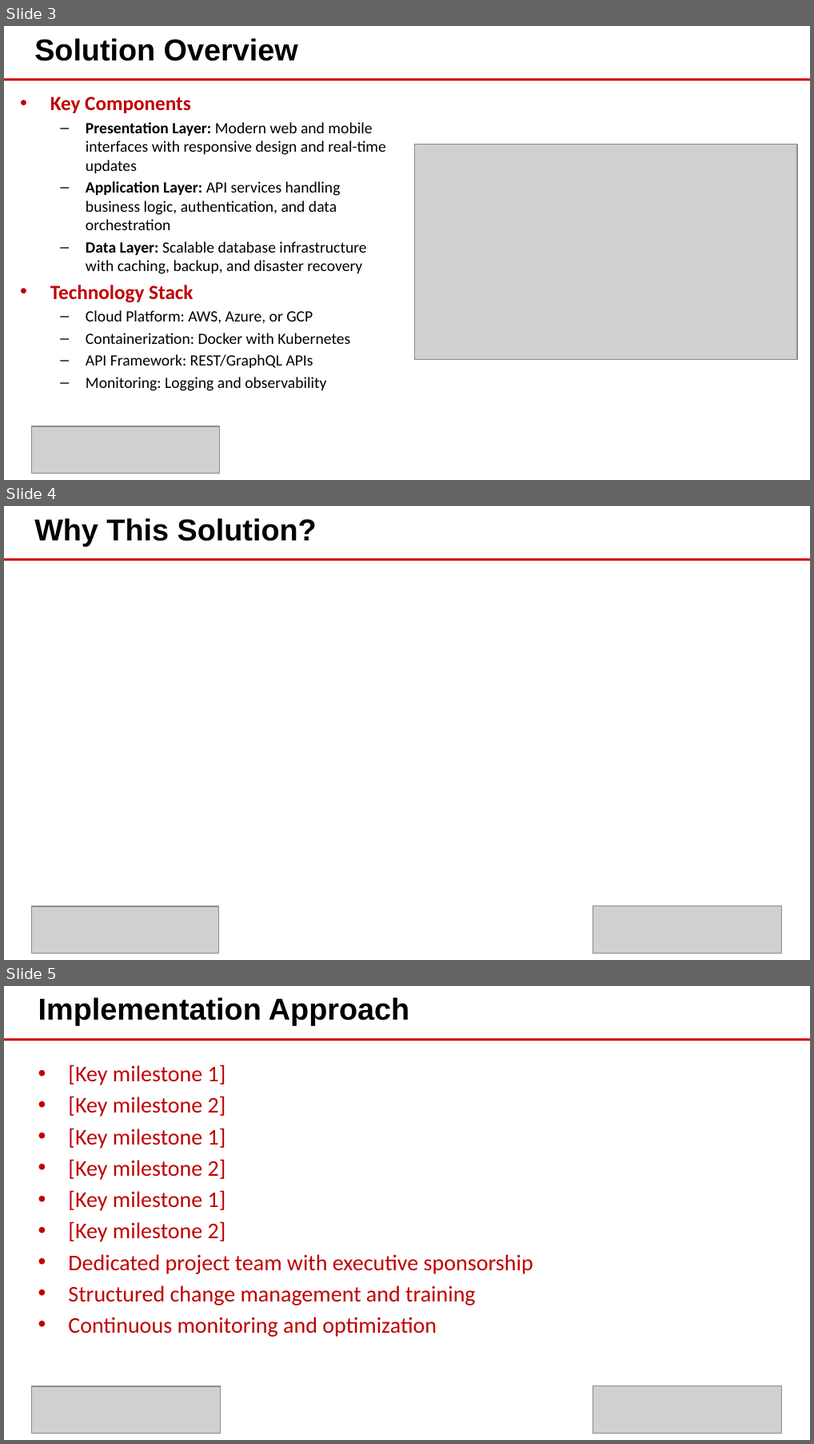
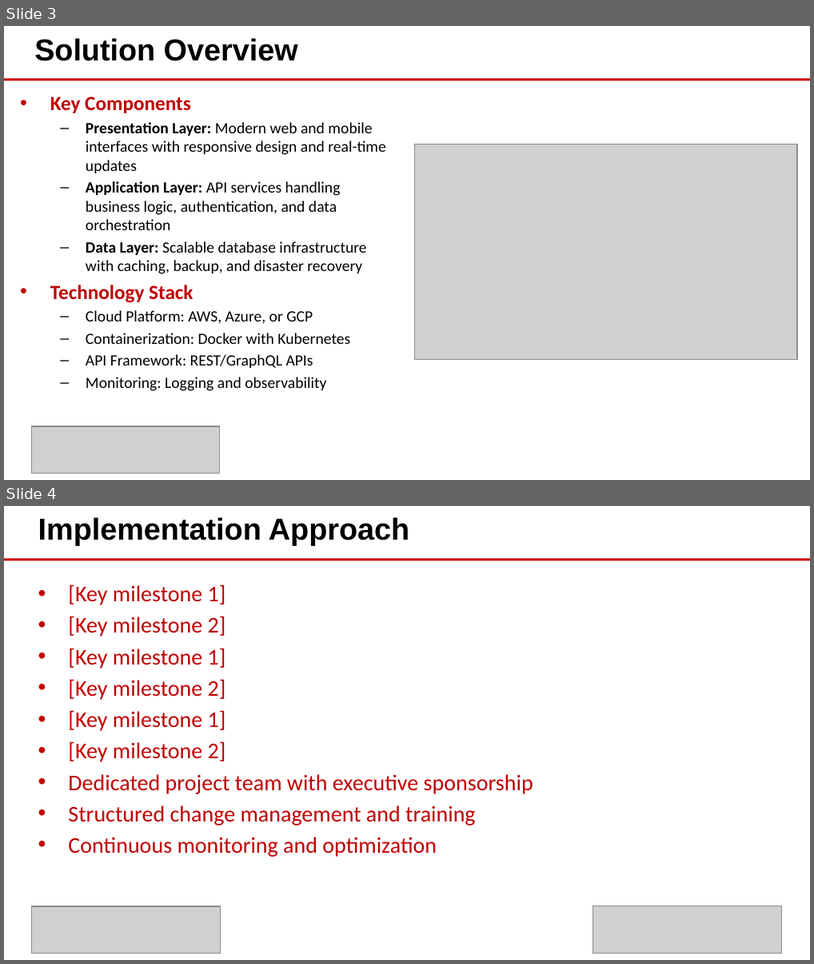
Before and after one commit to eoframework/solutions, a slide deck: solution-template/sample-provider/sample-category/sample-solution/presales/solution-briefing.pptx. Shown one above the other, each under a label of ours: slides 3, 4 and 5 before the commit, slides 3 and 4 after it. The pictures are 814x1444 and 814x964 pixels, drawn with LibreOffice and Linux fonts; fonts in the diff are those of the drawing; grey boxes stand for pictures; background and template pictures are left out. Boxes give left, top, right and bottom in pixels: in the first picture for what was removed or moved away, otherwise in the second. Text is boxed around its words. In the diff, an @@ line names an element or a change of style, - is before the commit and + after.

Commit message:
Remove redundant 'Why This Solution?' slide from presales presentation
Streamlined presentation from 10 to 9 slides by removing redundant content.

Rationale:
- Solution Overview already showcases technical capabilities and architecture
- Our Partnership Advantage addresses "why choose us" from partnership perspective
- Success Stories provides proof points and validation
- Removing slide creates cleaner narrative flow and reduces redundancy
- Sales Engineers can duplicate Solution Overview if more technical depth needed

Changes:
- Removed "Why This Solution?" slide with comparison table and differentiators
- Updated slide count from 10 to 9 slides
- Renumbered speaking points for slides 4-9
- Regenerated presentation with updated structure

New Flow (9 slides):
1. Title
2. Business Opportunity
3. Solution Overview
4. Implementation Approach
5. Timeline & Milestones
6. Success Stories
7. Our Partnership Advantage
8. Investment Summary
9. Next Steps

```diff
--- a/solution-template/sample-provider/sample-category/sample-solution/presales/solution-briefing.pptx
+++ b/solution-template/sample-provider/sample-category/sample-solution/presales/solution-briefing.pptx
@@ slide 4 removed at bbox=[4, 506, 810, 960], background #FFFFFF; not listed: 1 template element that a slide beside it also shows @@
@@ text removed at bbox=[34, 518, 317, 546] @@
-Why This Solution?
@@ picture removed at bbox=[31, 906, 218, 952] @@
@@ picture removed at bbox=[594, 906, 782, 952] @@
@@ what was slide 5 is now slide 4 @@
```
Also in this commit, not shown: 1 other file.
